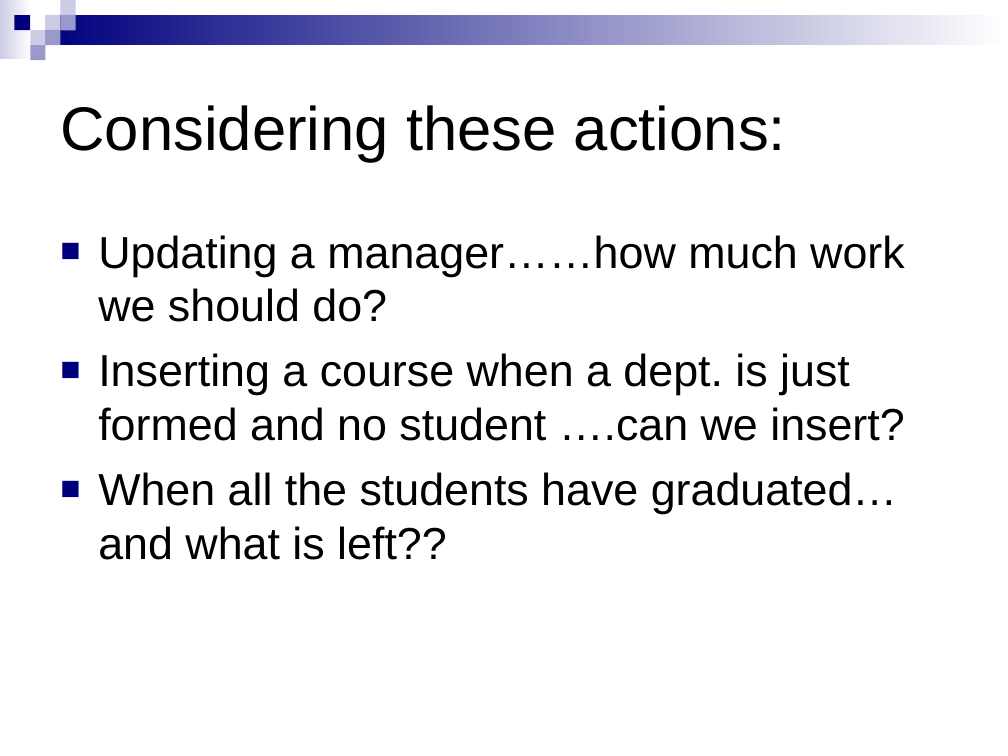
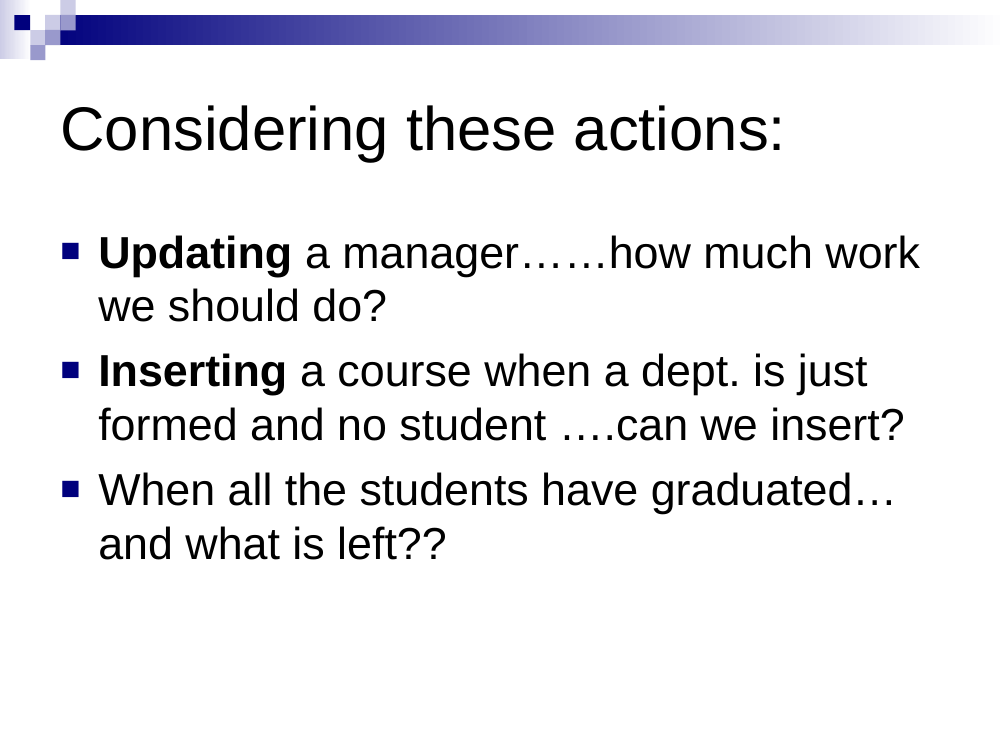
Before and after one commit to WenjunLi2004/SZU-Course, a slide deck: slide 3 of 大三上/数据库系统/PPT/6_Determinancy.ppt. Drawn at 1008x756 pixels with LibreOffice and Linux fonts; fonts in the diff are those of the drawing. Boxes give left, top, right and bottom in pixels: in the first picture for what was removed or moved away, otherwise in the second. Text is boxed around its words. In the diff, an @@ line names an element or a change of style, - is before the commit and + after.

```diff
--- a/大三上/数据库系统/PPT/6_Determinancy.ppt
+++ b/大三上/数据库系统/PPT/6_Determinancy.ppt
@@ text at bbox=[98, 235, 920, 441]: bold on in "Updating", "Inserting" @@
```
Also in this commit, not shown: 1 other slide changed, 30 other files.
